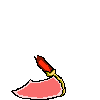
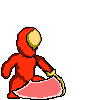
Revision of a layered 100 x 100 image; what changed, layer by layer:
showed "left leg(or the right)" (1st of 5, in "sprite red slash reset") over [17,73,47,98]
showed "right leg(on the left)" (1st of 5, in "sprite red slash reset") over [1,65,35,99]
showed "right arm(on the left)" (1st of 5, in "sprite red slash reset") over [0,47,26,82]
showed "sprite" (1st of 5, in "sprite red slash reset") over [3,25,47,95]
